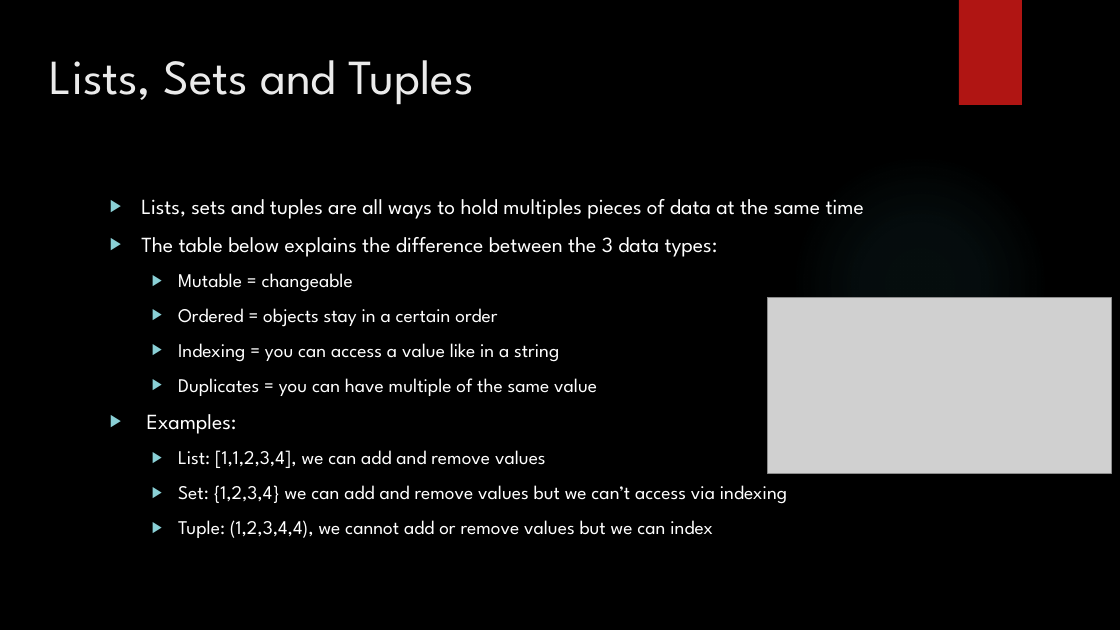
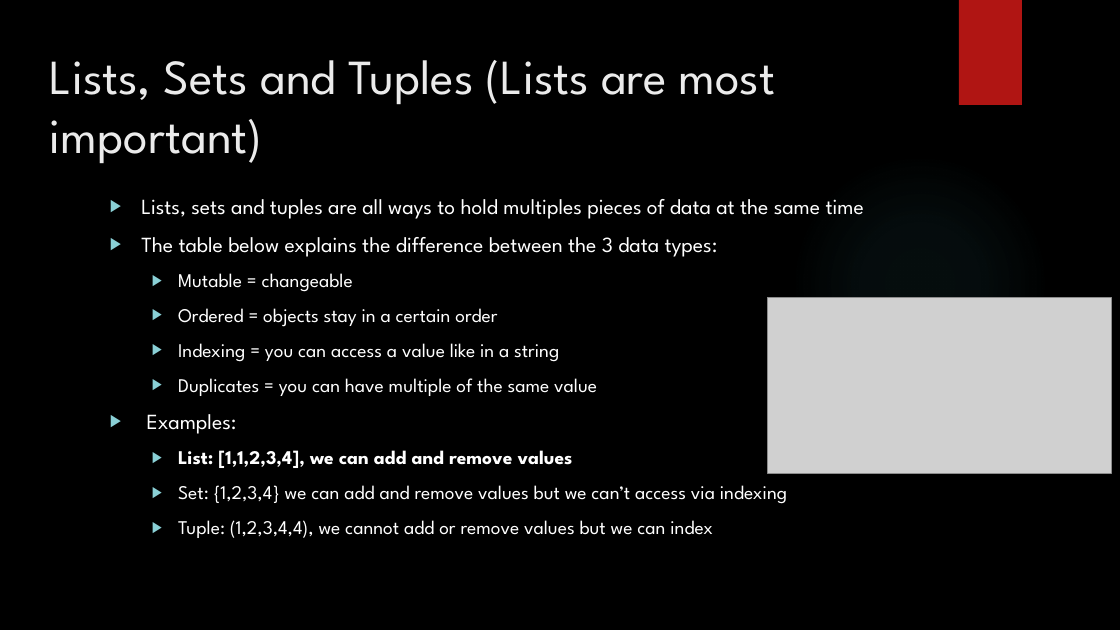
Before and after one commit to siddbose97/Telegram_Workshop, a slide deck: slide 21 of Second Python Course.pptx (slide 24 before the commit). Drawn at 1120x630 pixels with LibreOffice and Linux fonts; fonts in the diff are those of the drawing; grey boxes stand for pictures; background and template pictures are left out. Boxes give left, top, right and bottom in pixels: in the first picture for what was removed or moved away, otherwise in the second. Text is boxed around its words. In the diff, an @@ line names an element or a change of style, - is before the commit and + after.

```diff
--- a/Second Python Course.pptx
+++ b/Second Python Course.pptx
@@ title at bbox=[50, 60, 776, 164]: text changed @@
-Lists, Sets and Tuples
+Lists, Sets and Tuples (Lists are most important)
@@ text at bbox=[178, 450, 573, 468]: bold on in "List: [1,1,2,3,4], we can add and remove ..." @@
```
Also in this commit, not shown: 29 other slides changed, 1 slide added, 8 slides removed, 3 other files.
